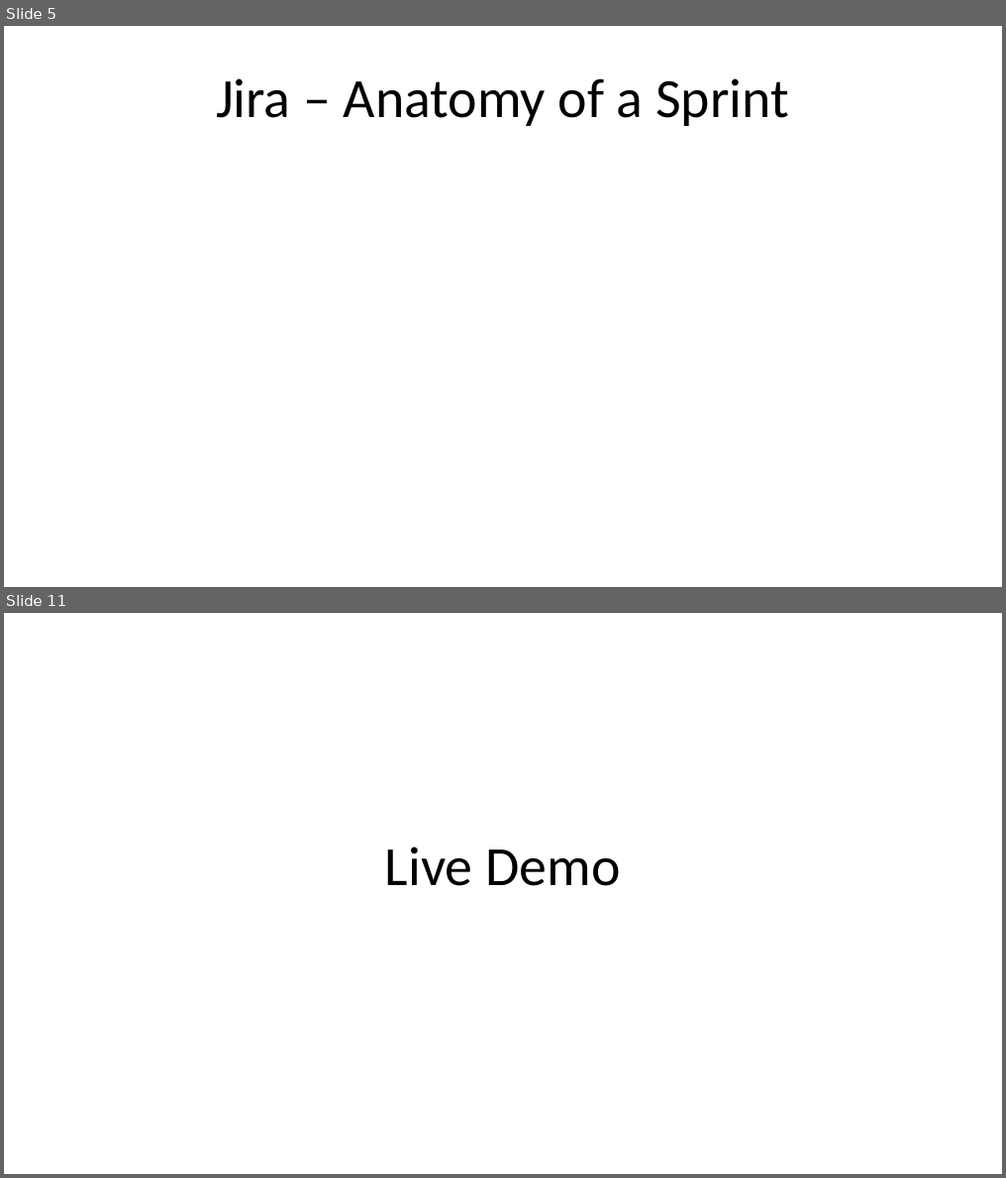
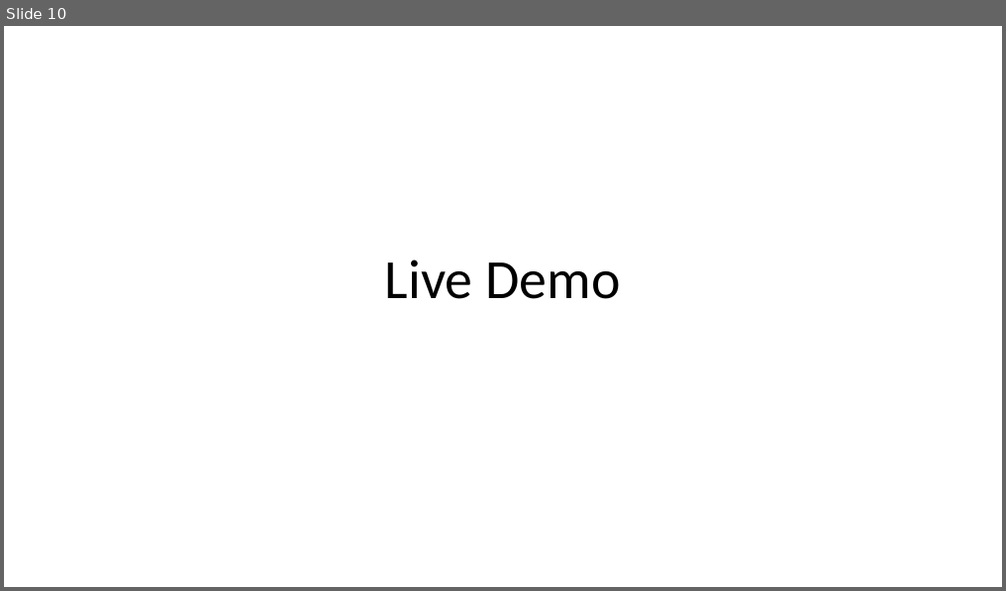
Before and after one commit to Peter-Dagley/Movie-Website, a slide deck: Documentation/Cinema Project Presentation.odp. Shown one above the other, each under a label of ours: slides 5 and 11 before the commit, slide 10 after it; the slides between them are not shown. The pictures are 1006x1178 and 1006x591 pixels, drawn with LibreOffice and Linux fonts; fonts in the diff are those of the drawing. Boxes give left, top, right and bottom in pixels: in the first picture for what was removed or moved away, otherwise in the second. Text is boxed around its words. In the diff, an @@ line names an element or a change of style, - is before the commit and + after.

```diff
--- a/Documentation/Cinema Project Presentation.odp
+++ b/Documentation/Cinema Project Presentation.odp
@@ slide 5 removed at (x1=4, y1=26, x2=1002, y2=587), background #FFFFFF @@
@@ title removed at (x1=216, y1=78, x2=789, y2=126) @@
-Jira – Anatomy of a Sprint
@@ what was slide 11 is now slide 10 @@
```
Also in this commit, not shown: 7 slides changed, 5 slides added, 5 other slides removed.
